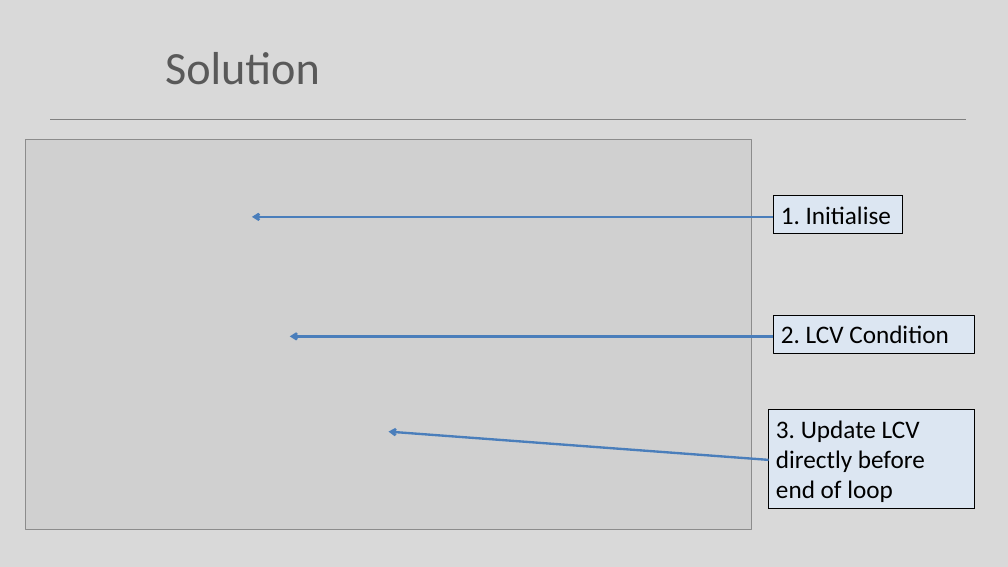
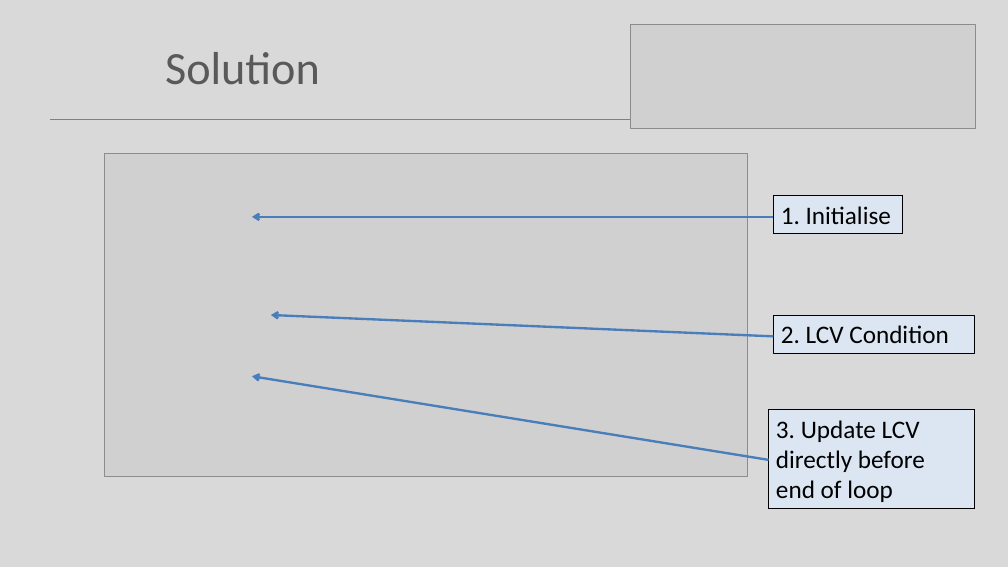
Before and after one commit to Programming-Fundamentals-SETU/prog-fund-1-sept-25, a slide deck: slide 12 of topic09-menus-and-persistence/unit-1/talk-1-loop-recap/a-loops.pptx. Drawn at 1008x567 pixels with LibreOffice and Linux fonts; fonts in the diff are those of the drawing; grey boxes stand for pictures. Boxes give left, top, right and bottom in pixels: in the first picture for what was removed or moved away, otherwise in the second. Text is boxed around its words. In the diff, an @@ line names an element or a change of style, - is before the commit and + after.

```diff
--- a/topic09-menus-and-persistence/unit-1/talk-1-loop-recap/a-loops.pptx
+++ b/topic09-menus-and-persistence/unit-1/talk-1-loop-recap/a-loops.pptx
@@ picture added at (x1=630, y1=24, x2=975, y2=129) @@
@@ picture resized from (x1=26, y1=139, x2=752, y2=529) to (x1=105, y1=154, x2=748, y2=477) @@
@@ arrow moved from (774, 337) - (290, 337) to (774, 337) - (271, 315) @@
@@ arrow moved from (769, 460) - (389, 432) to (769, 460) - (252, 377) @@
```
Also in this commit, not shown: 5 other slides changed, 17 other files.
